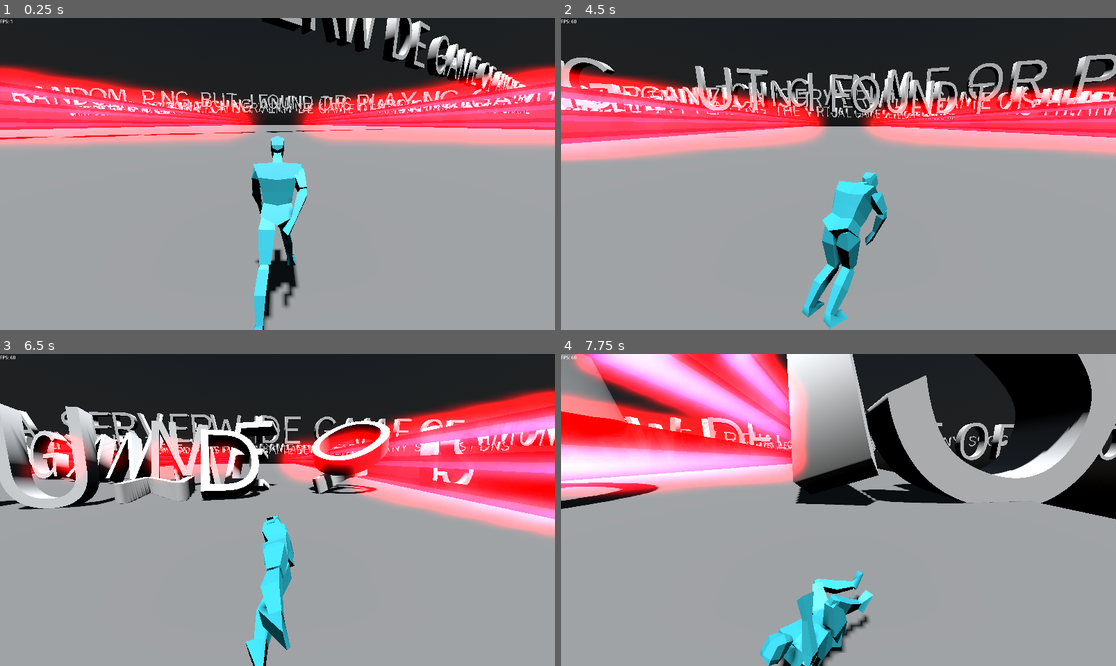
Above: before the commit, frames 1-4 (two rows, left to right).
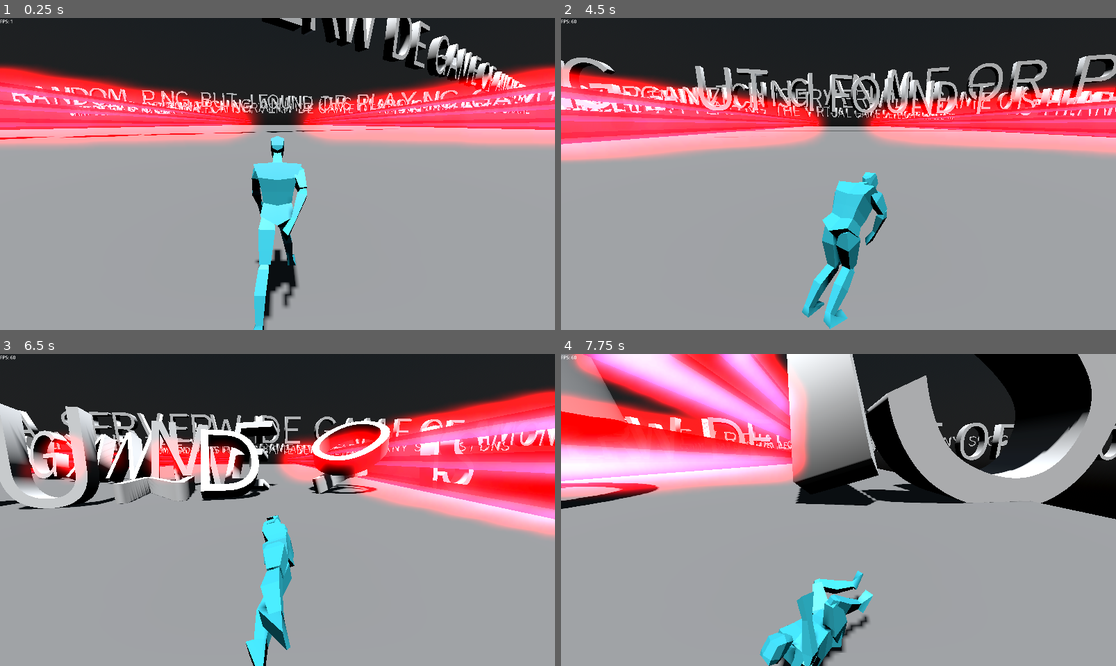
Above: after the commit, the same moments.

Repository: Togira123/Escape-the-Server
Game: Godot game, scene res://scenes/main.tscn
Two runs of this game, one before a commit and one after it. Both use one fixed random seed, a clock stepped at 60 frames per second and the inputs below.
Inputs:
- Up to frame 1 (0.25 s): no input
- Up to frame 2 (4.5 s): hold D (move_right) 0.53-2.03 s; tap Shift (roll) at 0.6, 1.55, 2.1, 2.85, 4.35 s; tap Space (jump) at 0.77, 0.8, 1.07, 1.35, 1.52, 1.82, 2.3, 3.02, 3.32, 3.6, 3.77, 4.07 s; hold A (move_left) 2.03-4.28 s; hold D (move_right) from 4.28 s (still down)
- Up to frame 3 (6.5 s): keep holding D (move_right); tap Space (jump) at 4.52, 4.82, 5.3, 5.85, 6.02, 6.32 s; tap Shift (roll) at 5.1, 6.05 s
- Up to frame 4 (7.75 s): keep holding D (move_right); tap Shift (roll) at 6.6, 7.35 s; tap Space (jump) at 6.77, 6.8, 7.07, 7.52 s

The runs differ from the first frame. In frame 1, less than 0.1% of the frame differs, in the area x 2-98%, y 10-34%; in frame 2, 0.1%, in the area x 0-75%, y 16-41%; in frame 3, less than 0.1%; in frame 4, less than 0.1%.

Commit message:
player hitbox now depends on animation

Diff:
--- a/project.godot
+++ b/project.godot
@@ -56,7 +56,7 @@
 3d_physics/layer_1="Ground"
 3d_physics/layer_2="LetterGroundCollision"
 3d_physics/layer_3="LetterPlayerCollision"
-3d_physics/layer_4="Player"
+3d_physics/layer_4="Player (no masks detecting this)"
 3d_physics/layer_5="Laser"
 
 [rendering]
--- a/scenes/player.tscn
+++ b/scenes/player.tscn
@@ -893,8 +893,8 @@
 "spin": SubResource("Animation_5ykp0")
 }
 
-[sub_resource type="CapsuleShape3D" id="CapsuleShape3D_5p1g0"]
-radius = 0.35
+[sub_resource type="BoxShape3D" id="BoxShape3D_ri100"]
+size = Vector3(0.7, 0.7, 0.7)
 
 [sub_resource type="AnimationNodeAnimation" id="AnimationNodeAnimation_cewp3"]
 animation = &"crash"
@@ -1010,10 +1010,11 @@
 
 [sub_resource type="CapsuleShape3D" id="CapsuleShape3D_cchat"]
 radius = 0.35
+height = 1.9
 
 [node name="Player" type="CharacterBody3D"]
 transform = Transform3D(1, 0, 0, 0, 1, 0, 0, 0, 1, 2.08165e-12, 1, 2.08165e-12)
-collision_layer = 8
+collision_layer = 0
 script = ExtResource("1_kbgip")
 
 [node name="Armature" type="Node3D" parent="."]
@@ -1024,85 +1025,85 @@
 bones/0/parent = -1
 bones/0/rest = Transform3D(1, 7.54952e-15, 2.38419e-07, -8.08066e-09, 0.999425, 0.0338927, -2.38282e-07, -0.0338927, 0.999425, 0, 1.03919, 0)
 bones/0/enabled = true
-bones/0/position = Vector3(-4.74677e-10, 1.01224, -3.42461e-09)
-bones/0/rotation = Quaternion(0.182053, 1.15608e-07, -7.32484e-08, 0.983289)
+bones/0/position = Vector3(1.20526e-10, 0.83963, -0.0180931)
+bones/0/rotation = Quaternion(0.995044, 1.12298e-08, 1.22982e-07, 0.0994371)
 bones/0/scale = Vector3(1, 1, 1)
 bones/1/name = "head"
 bones/1/parent = 0
 bones/1/rest = Transform3D(1, -4.81815e-08, -2.33499e-07, 3.55271e-15, 0.979367, -0.202088, 2.38419e-07, 0.202088, 0.979367, 8.32283e-16, 0.562933, 0)
 bones/1/enabled = true
 bones/1/position = Vector3(8.32283e-16, 0.562933, 0)
-bones/1/rotation = Quaternion(0.147172, -1.17911e-07, 1.75442e-08, 0.989111)
+bones/1/rotation = Quaternion(0.316857, -1.13067e-07, 3.77723e-08, 0.948473)
 bones/1/scale = Vector3(1, 1, 1)
 bones/2/name = "upperarm.l"
 bones/2/parent = 0
 bones/2/rest = Transform3D(-0.903905, 0.427493, -0.014317, -0.427487, -0.904014, -0.00362929, -0.0144943, 0.0028398, 0.999891, 0.199461, 0.509309, -0.0166663)
 bones/2/enabled = true
 bones/2/position = Vector3(0.199461, 0.509309, -0.0166663)
-bones/2/rotation = Quaternion(-0.028221, -0.1206, 0.986688, -0.105384)
+bones/2/rotation = Quaternion(0.0543991, 0.627698, 0.771612, -0.0874686)
 bones/2/scale = Vector3(0.999999, 1, 1)
 bones/3/name = "lowerarm.l"
 bones/3/parent = 2
 bones/3/rest = Transform3D(0.998822, 0.0469059, -0.01246, -0.0485054, 0.973396, -0.223936, 0.00162455, 0.224277, 0.974524, 7.73479e-08, 0.279766, -1.39698e-09)
 bones/3/enabled = true
 bones/3/position = Vector3(7.73479e-08, 0.279766, -1.39698e-09)
-bones/3/rotation = Quaternion(0.111922, 0.0145357, -0.182511, 0.976705)
+bones/3/rotation = Quaternion(0.435629, 0.0458676, -0.226645, 0.869917)
 bones/3/scale = Vector3(1, 1, 1)
 bones/4/name = "upperleg.l"
 bones/4/parent = 0
 bones/4/rest = Transform3D(-0.997591, 0.0694736, 0.00018024, -0.0694349, -0.996927, -0.0362756, -0.00234052, -0.0362004, 0.999344, 0.0927817, 0.0300752, -0.0104341)
 bones/4/enabled = true
 bones/4/position = Vector3(0.0927817, 0.0300752, -0.0104341)
-bones/4/rotation = Quaternion(-0.044461, 0.566127, 0.823056, 0.0101278)
+bones/4/rotation = Quaternion(0.0144676, 0.811127, 0.584651, 0.00677737)
 bones/4/scale = Vector3(1.00002, 0.999998, 1.00001)
 bones/5/name = "lowerleg.l"
 bones/5/parent = 4
 bones/5/rest = Transform3D(0.999871, -0.0160162, -0.0014503, 0.0160817, 0.996007, 0.0878173, 3.80125e-05, -0.0878292, 0.996135, -1.26857e-08, 0.486798, 6.18456e-11)
 bones/5/enabled = true
 bones/5/position = Vector3(-1.26857e-08, 0.486798, 6.18456e-11)
-bones/5/rotation = Quaternion(-0.630251, -0.000284592, 0.115174, 0.767802)
+bones/5/rotation = Quaternion(-0.618204, -0.000288239, 0.112972, 0.777857)
 bones/5/scale = Vector3(1, 1, 1)
 bones/6/name = "foot.l"
 bones/6/parent = 5
 bones/6/rest = Transform3D(0.999874, -0.00668741, 0.0143948, 0.0158086, 0.338349, -0.940888, 0.00142162, 0.940997, 0.338413, -7.6916e-09, 0.494695, -3.60887e-09)
 bones/6/enabled = true
 bones/6/position = Vector3(-7.6916e-09, 0.494695, -3.60887e-09)
-bones/6/rotation = Quaternion(0.473066, -0.00379191, -0.0822702, 0.877169)
+bones/6/rotation = Quaternion(0.991243, -0.0823114, -0.0528034, 0.0887379)
 bones/6/scale = Vector3(1, 1, 1)
 bones/7/name = "upperarm.r"
 bones/7/parent = 0
 bones/7/rest = Transform3D(-0.903905, -0.427493, 0.0143165, 0.427487, -0.904014, -0.00362929, 0.0144938, 0.0028396, 0.999891, -0.199461, 0.509309, -0.0166664)
 bones/7/enabled = true
 bones/7/position = Vector3(-0.199461, 0.509309, -0.0166664)
-bones/7/rotation = Quaternion(-0.00921268, 0.21384, 0.971453, 0.10231)
+bones/7/rotation = Quaternion(-0.261547, 0.932377, 0.249429, -0.00719446)
 bones/7/scale = Vector3(0.999999, 1, 1)
 bones/8/name = "lowerarm.r"
 bones/8/parent = 7
 bones/8/rest = Transform3D(0.998822, -0.0469059, 0.01246, 0.0485054, 0.973396, -0.223936, -0.00162455, 0.224277, 0.974524, -7.73707e-08, 0.279766, -4.65661e-10)
 bones/8/enabled = true
 bones/8/position = Vector3(-7.73707e-08, 0.279766, -4.65661e-10)
-bones/8/rotation = Quaternion(0.11275, -0.00502097, 0.0992804, 0.988638)
+bones/8/rotation = Quaternion(-0.493166, -0.0784987, 0.298762, 0.813245)
 bones/8/scale = Vector3(1, 1, 1)
 bones/9/name = "upperleg.r"
 bones/9/parent = 0
 bones/9/rest = Transform3D(-0.997591, -0.0694735, -0.000180643, 0.0694349, -0.996927, -0.0362756, 0.00234012, -0.0362004, 0.999344, -0.0927817, 0.0300752, -0.0104342)
 bones/9/enabled = true
 bones/9/position = Vector3(-0.0927817, 0.0300752, -0.0104342)
-bones/9/rotation = Quaternion(-0.00652609, 0.0978797, 0.994848, 0.025567)
+bones/9/rotation = Quaternion(0.063036, 0.994621, 0.0821821, -0.00105486)
 bones/9/scale = Vector3(1.00002, 0.999999, 1)
 bones/10/name = "lowerleg.r"
 bones/10/parent = 9
 bones/10/rest = Transform3D(0.999871, 0.0160162, 0.0014503, -0.0160817, 0.996007, 0.0878173, -3.80127e-05, -0.0878292, 0.996135, -2.08375e-08, 0.486799, -1.2169e-09)
 bones/10/enabled = true
 bones/10/position = Vector3(-2.08375e-08, 0.486799, -1.2169e-09)
-bones/10/rotation = Quaternion(-0.157323, 0.000367966, -0.0287495, 0.987129)
+bones/10/rotation = Quaternion(-0.843209, 0.000193097, -0.154089, 0.515029)
 bones/10/scale = Vector3(1, 1, 1)
 bones/11/name = "foot.r"
 bones/11/parent = 10
 bones/11/rest = Transform3D(0.999874, 0.0066874, -0.0143948, -0.0158086, 0.338349, -0.940888, -0.00142161, 0.940997, 0.338412, 1.60734e-08, 0.494695, -3.25963e-09)
 bones/11/enabled = true
 bones/11/position = Vector3(1.60734e-08, 0.494695, -3.25963e-09)
-bones/11/rotation = Quaternion(0.608606, -0.000370053, 0.0107129, 0.7934)
+bones/11/rotation = Quaternion(0.91858, 0.140261, 0.125801, 0.347436)
 bones/11/scale = Vector3(1, 1, 1)
 
 [node name="Cube" type="MeshInstance3D" parent="Armature/Skeleton3D"]
@@ -1114,9 +1115,10 @@
 "": SubResource("AnimationLibrary_3k4g0")
 }
 
-[node name="CollisionShape3D" type="CollisionShape3D" parent="."]
-transform = Transform3D(1, 0, 0, 0, 1, 0, 0, 0, 1, 2.08165e-12, 2.08165e-12, 2.08165e-12)
-shape = SubResource("CapsuleShape3D_5p1g0")
+[node name="FloorCollision" type="CollisionShape3D" parent="."]
+transform = Transform3D(1, 0, 0, 0, 1, 0, 0, 0, 1, 2.08165e-12, -0.650119, 2.08165e-12)
+visible = false
+shape = SubResource("BoxShape3D_ri100")
 
 [node name="AnimationTree" type="AnimationTree" parent="."]
 tree_root = SubResource("AnimationNodeStateMachine_wm44k")
@@ -1134,7 +1136,7 @@
 monitorable = false
 
 [node name="CollisionShape3D" type="CollisionShape3D" parent="Hitbox"]
-transform = Transform3D(1, 0, 0, 0, 1, 0, 0, 0, 1, 2.08165e-12, 2.08165e-12, 2.08165e-12)
+transform = Transform3D(1, 0, 0, 0, 1, 0, 0, 0, 1, 2.08165e-12, -0.05, 2.08165e-12)
 shape = SubResource("CapsuleShape3D_cchat")
 
 [connection signal="animation_finished" from="AnimationTree" to="." method="_on_animation_tree_animation_finished"]
--- a/scripts/player.gd
+++ b/scripts/player.gd
@@ -5,15 +5,42 @@
 @onready var state_machine: AnimationNodeStateMachinePlayback = animation_tree.get("parameters/playback")
 
 @onready var level = $"../Level"
+@onready var hitbox_collision_shape := $"Hitbox/CollisionShape3D"
 
 const SPEED = 50
 const JUMP_VELOCITY = 40
 const LERP_VAL = 0.3
 const FALL_ACCELERATION = 75
+const PLAYER_RUN_HEIGHT = 1.9
+const PLAYER_RUN_OFFSET = -0.05
+const PLAYER_JUMP_HEIGHT = 1.5
+const PLAYER_JUMP_OFFSET = 0.1
+const PLAYER_ROLL_HEIGHT = 1
+const PLAYER_ROLL_OFFSET = -0.5
 
 var has_spinned = false # makes sure players can only roll once after jumping
 
+enum {RUN, ROLL, JUMP}
+
+# used to change hitbox of the player
+var just_changed = false
+var cur_movement = RUN
+
 func _physics_process(delta):
+	if just_changed:
+		# change hitbox
+		just_changed = false
+		match cur_movement:
+			RUN:
+				hitbox_collision_shape.shape.height = PLAYER_RUN_HEIGHT
+				hitbox_collision_shape.position.y = PLAYER_RUN_OFFSET
+			JUMP:
+				hitbox_collision_shape.shape.height = PLAYER_JUMP_HEIGHT
+				hitbox_collision_shape.position.y = PLAYER_JUMP_OFFSET
+			ROLL:
+				hitbox_collision_shape.shape.height = PLAYER_ROLL_HEIGHT
+				hitbox_collision_shape.position.y = PLAYER_ROLL_OFFSET
+
 	if animation_tree.get("parameters/conditions/has_crashed"):
 		return
 	animation_tree.set("parameters/conditions/is_rolling", false)
@@ -26,6 +53,8 @@
 		elif not has_spinned and state_machine.get_current_node() == "jump_blend_tree" and Input.is_action_just_pressed("jump"):
 			animation_tree.set("parameters/conditions/is_spinning", true)
 			has_spinned = true
+			just_changed = true
+			cur_movement = RUN
 
 		if animation_tree.get("parameters/conditions/is_spinning"):
 			rotation.x = lerp(rotation.x, PI / 2.0, LERP_VAL / 2.0)
@@ -43,10 +72,18 @@
 		if Input.is_action_just_pressed("jump"):
 			animation_tree.set("parameters/conditions/is_jumping", true)
 			velocity.y = JUMP_VELOCITY
+			just_changed = true
+			cur_movement = JUMP
+		elif cur_movement == JUMP:
+			just_changed = true
+			cur_movement = RUN
+
 
 	# Handle roll
 	if Input.is_action_just_pressed("roll"):
 		animation_tree.set("parameters/conditions/is_rolling", true)
+		just_changed = true
+		cur_movement = ROLL
 
 	var direction = Vector3.ZERO
 	direction.z += 1
@@ -85,3 +122,6 @@
 	print(anim_name)
 	if anim_name == "spin":
 		animation_tree.set("parameters/conditions/is_spinning", false)
+	elif anim_name == "roll":
+		just_changed = true
+		cur_movement = RUN
--- a/shaders/dissolve.tres
+++ b/shaders/dissolve.tres
@@ -58,7 +58,6 @@
 
 // Texture2D:4
 	vec4 n_out4p0 = texture(tex_frg_4, UV);
-	float n_out4p1 = n_out4p0.r;
 
 
 // FloatParameter:14
@@ -73,7 +72,6 @@
 
 }
 "
-graph_offset = Vector2(-617.547, 216.843)
 nodes/fragment/2/node = SubResource("VisualShaderNodeTexture2DParameter_joeq8")
 nodes/fragment/2/position = Vector2(-1740, -140)
 nodes/fragment/3/node = SubResource("VisualShaderNodeTexture_a7kh6")
